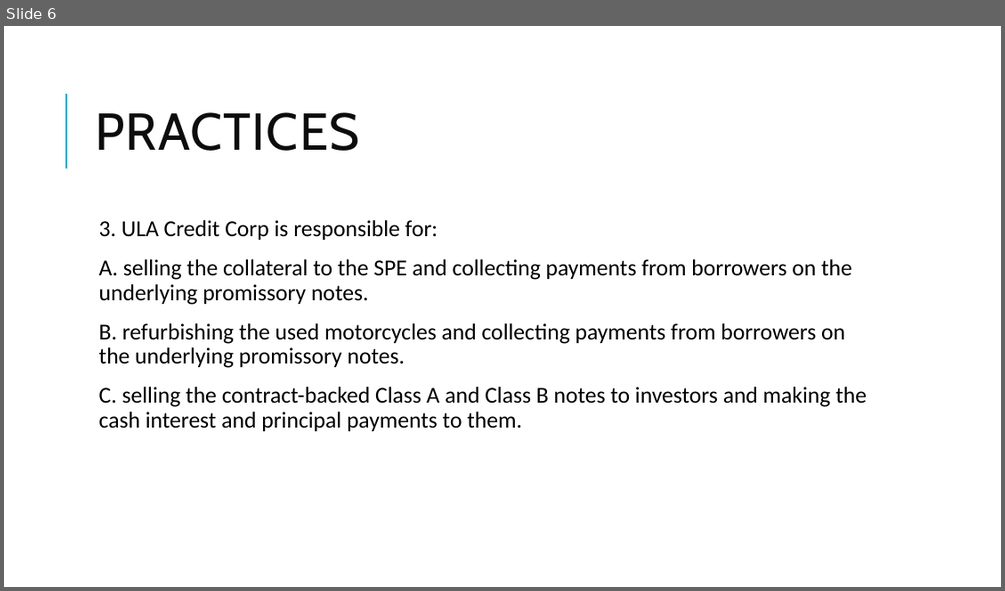
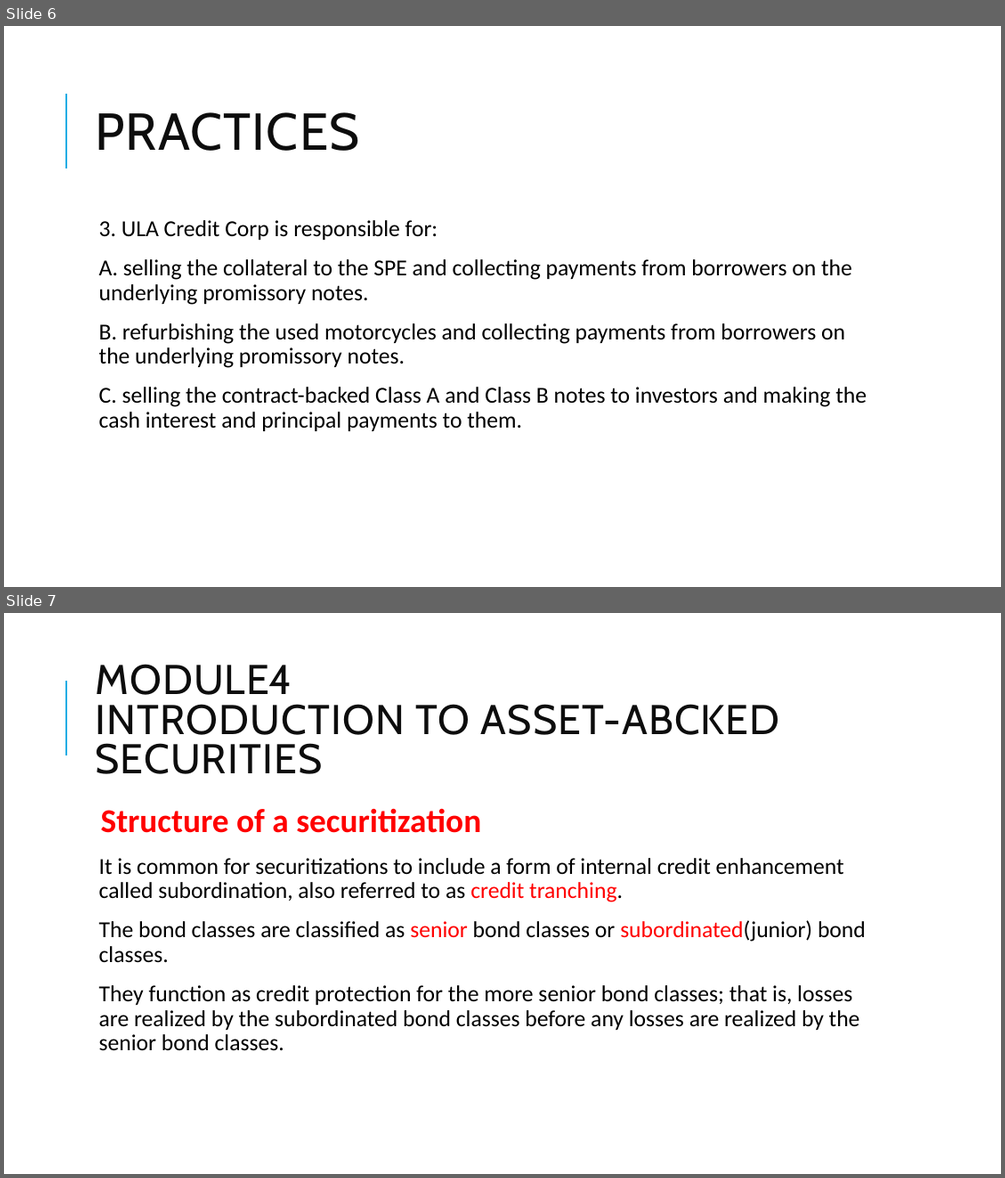
Before and after one commit to Isco0530/data, a slide deck: Fixed Income-22.pptx. Shown one above the other, each under a label of ours: slide 6 before the commit, slides 6 and 7 after it. The pictures are 1005x591 and 1005x1178 pixels, drawn with LibreOffice and Linux fonts; fonts in the diff are those of the drawing. Boxes give left, top, right and bottom in pixels: in the first picture for what was removed or moved away, otherwise in the second. Text is boxed around its words. In the diff, an @@ line names an element or a change of style, - is before the commit and + after.

```diff
--- a/Fixed Income-22.pptx
+++ b/Fixed Income-22.pptx
@@ slide 7 added at (4, 613, 1001, 1174), background #FFFFFF; not listed: 1 template element that a slide beside it also shows @@
@@ title added at (95, 664, 780, 774), 40 pt, text #0D0D0D @@
+MODULE4
+INTRODUCTION TO ASSET-ABCKED SECURITIES
@@ text added at (99, 808, 866, 1051), 22 pt, text #000000 @@
+  Structure of a securitization
+  It is common for securitizations to include a form of internal credit enhancement called subordination, also referred to as credit tranching.
+  The bond classes are classified as senior bond classes or subordinated(junior) bond classes.
+  They function as credit protection for the more senior bond classes; that is, losses are realized by the subordinated bond classes before any losses are realized by the senior bond classes.
```
Also in this commit, not shown: 1 slide changed, 3 other slides added.
